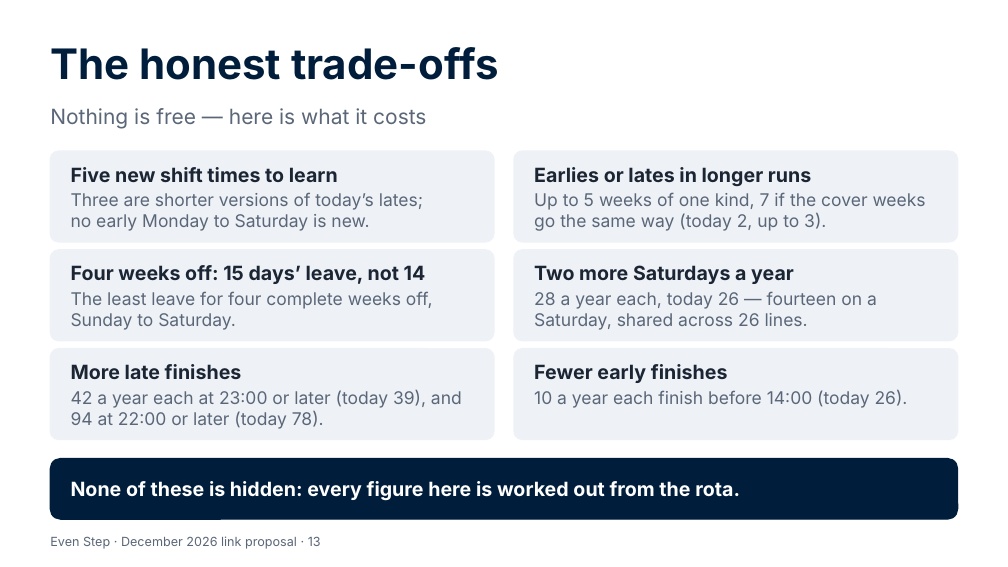
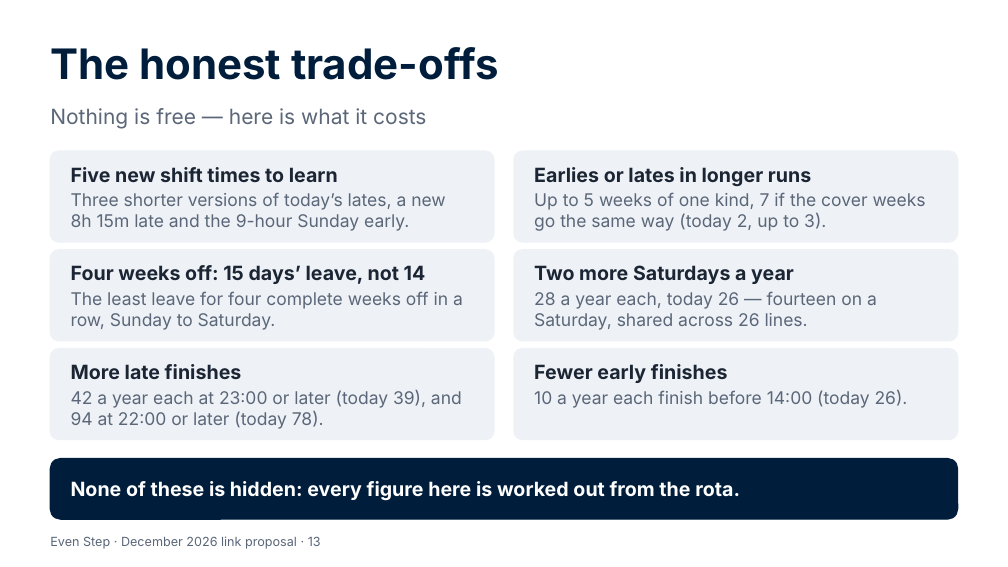
Before and after one commit to Garethdavidmiller/roster-app, a slide deck: slide 13 of docs/links-26/presentations/Even-Step-for-colleagues.pptx. Drawn at 1008x567 pixels with LibreOffice and Linux fonts; fonts in the diff are those of the drawing. Boxes give left, top, right and bottom in pixels: in the first picture for what was removed or moved away, otherwise in the second. Text is boxed around its words. In the diff, an @@ line names an element or a change of style, - is before the commit and + after.

```diff
--- a/docs/links-26/presentations/Even-Step-for-colleagues.pptx
+++ b/docs/links-26/presentations/Even-Step-for-colleagues.pptx
@@ text at (71,192,445,231): text changed @@
-Three are shorter versions of today’s lates; no early Monday to Saturday is new.
+Three shorter versions of today’s lates, a new 8h 15m late and the 9-hour Sunday early.
@@ text at (71,291,463,330): text changed @@
-The least leave for four complete weeks off, Sunday to Saturday.
+The least leave for four complete weeks off in a row, Sunday to Saturday.
```
Also in this commit, not shown: 3 other slides changed, 16 other files.
